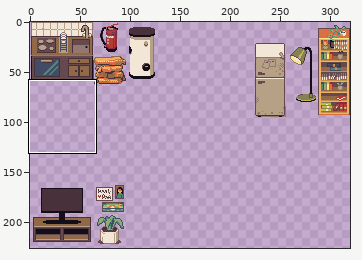
Pixel-art file, stored at godot/res/tilesets/furniture.aseprite. The picture above shows the old version from afar; the outline marks the close-up.
Close-up. Before the edit:
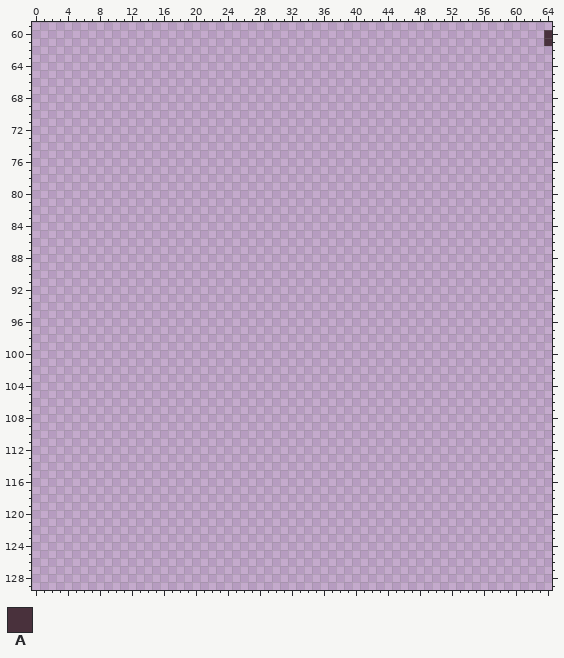
320x320 pixels, 1 frame. Shown: x 0..64, y 59..129. The wide view leaves out empty margins.
Palette (. is transparent): A #49313c
Pixels before (only the part around the change), first column x 0:
 60 ................................................................A
 61 ................................................................A
 62 .................................................................
 63 .................................................................
 64 .................................................................
 65 .................................................................
 66 .................................................................
 67 .................................................................
 68 .................................................................
 69 .................................................................
 70 .................................................................
 71 .................................................................
 72 .................................................................
 73 .................................................................
 74 .................................................................
 75 .................................................................
 76 .................................................................
 77 .................................................................
 78 .................................................................
 79 .................................................................
 80 .................................................................
 81 .................................................................
 82 .................................................................
 83 .................................................................
 84 .................................................................
 85 .................................................................
 86 .................................................................
 87 .................................................................
 88 .................................................................
 89 .................................................................
 90 .................................................................
 91 .................................................................
 92 .................................................................
 93 .................................................................
 94 .................................................................
 95 .................................................................
 96 .................................................................
 97 .................................................................
 98 .................................................................
 99 .................................................................
100 .................................................................
101 .................................................................
102 .................................................................
103 .................................................................
104 .................................................................
105 .................................................................
106 .................................................................
107 .................................................................
108 .................................................................
109 .................................................................
110 .................................................................
111 .................................................................
112 .................................................................
113 .................................................................
114 .................................................................
115 .................................................................
116 .................................................................
117 .................................................................
118 .................................................................
119 .................................................................
120 .................................................................
121 .................................................................
122 .................................................................
123 .................................................................
124 .................................................................
125 .................................................................
126 .................................................................
127 .................................................................
128 .................................................................
129 .................................................................
The same view after the edit:
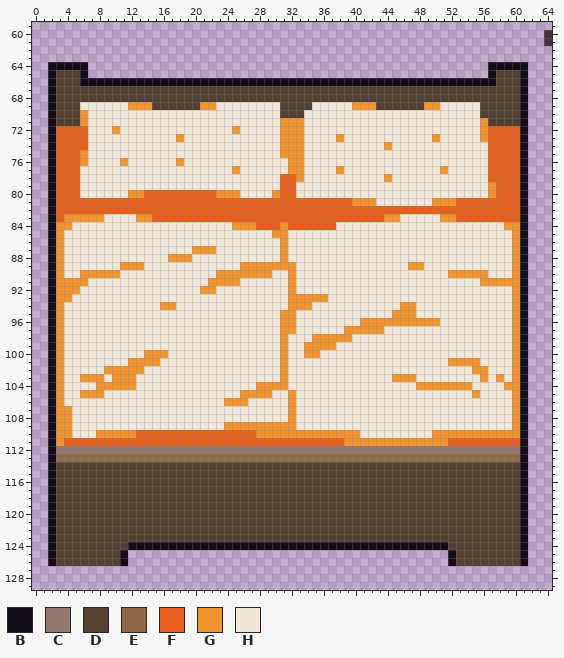
Colours new in this view: B #130e1a  C #937872  D #524031  E #916947  F #e8601c  G #f2932d  H #f2e7d7
Difference:
Changed rows in their new state; - is an unchanged pixel.
first column x 2:
 64 BBBBB--------------------------------------------------BBBBB
 65 BDDDB--------------------------------------------------BDDDB
 66 BDDDBBBBBBBBBBBBBBBBBBBBBBBBBBBBBBBBBBBBBBBBBBBBBBBBBBBBDDDB
 67 BDDDDDDDDDDDDDDDDDDDDDDDDDDDDDDDDDDDDDDDDDDDDDDDDDDDDDDDDDDB
 68 BDDDDDDDDDDDDDDDDDDDDDDDDDDDDDDDDDDDDDDDDDDDDDDDDDDDDDDDDDDB
 69 BDDDHHHHHHGGGDDDDDDGGHHHHHHHHDDDDHHHHHGGGDDDDDDGGHHHHHDDDDDB
 70 BDDDGHHHHHHHHHHHHHHHHHHHHHHHHDDDHHHHHHHHHHHHHHHHHHHHHHDDDDDB
 71 BDDDGHHHHHHHHHHHHHHHHHHHHHHHHGGGHHHHHHHHHHHHHHHHHHHHHHGDDDDB
 72 BFFFFHHHGHHHHHHHHHHHHHHGHHHHHGGGHHHHHHHHHHHHHHHHHHHHHHGFFFFB
 73 BFFFFHHHHHHHHHHHGHHHHHHHHHHHHGGGHHHHGHHHHHHHHHHHGHHHHHGFFFFB
 74 BFFFFHHHHHHHHHHHHHHHHHHHHHHHHGGGHHHHHHHHHHGHHHHHHHHHHHHFFFFB
 75 BFFFGHHHHHHHHHHHHHHHHHHHHHHHHGGGHHHHHHHHHHHHHHHHHHHHHHHFFFFB
 76 BFFFGHHHHGHHHHHHGHHHHHHHHHHHHHGGHHHHHHHHHHHHHHHHHHHHHHHFFFFB
 77 BFFFHHHHHHHHHHHHHHHHHHHGHHHHHHGGHHHHGHHHHHHHHHHHHGHHHHHFFFFB
 78 BFFFHHHHHHHHHHHHHHHHHHHHHHHHHFFGHHHHHHHHHHGHHHHHHHHHHHHFFFFB
 79 BFFFHHHHHHHHHHHHHHHHHHHHHHHHHFFHHHHHHHHHHHHHHHHHHHHHHHHGFFFB
 80 BFFFHHHHHHGGFFFFFFFFFGGGHHHHGFFHHHHHHHHHHHHHHHHHHHHHHHHGFFFB
 81 BFFFFFFFFFFFFFFFFFFFFFFFFFFFFFFFFFFFFFGGGHHHHHHHGGGFFFFFFFFB
 82 BFFFFFFFFFFFFFFFFFFFFFFFFFFFFFFFFFFFFFFFFFFFFFFFFFFFFFFFFFFB
 83 BFGGGGGHHHHGGFFFFFFFFFFFFFFFFFFFFFFFFFFFFFGGHHHHHGGFFFFFFFFB
 84 BGGHHHHHHHHHHHHHHHHHHHHGGGFFFGFFFFFFHHHHHHHHHHHHHHHHHHHHHGGB
 85 BGHHHHHHHHHHHHHHHHHHHHHHHHHHGGHHHHHHHHHHHHHHHHHHHHHHHHHHHHGB
 86 BGHHHHHHHHHHHHHHHHHHHHHHHHHHHGHHHHHHHHHHHHHHHHHHHHHHHHHHHHGB
 87 BGHHHHHHHHHHHHHHHHGGGHHHHHHHHGHHHHHHHHHHHHHHHHHHHHHHHHHHHHGB
 88 BGHHHHHHHHHHHHHGGGHHHHHHHHHHHGHHHHHHHHHHHHHHHHHHHHHHHHHHHHGB
 89 BGHHHHHHHGGGHHHHHHHHHHHHGGGGGGGHHHHHHHHHHHHHHGGHHHHHHHHHHHGB
 90 BGHHGGGGGHHHHHHHHHHHHGGGGGGGHHGHHHHHHHHHHHHHHHHHHHGGGGGHHHGB
 91 BGGGGHHHHHHHHHHHHHHHGGGGHHHHHHGHHHHHHHHHHHHHHHHHHHHHHHGGGGGB
 92 BGGGHHHHHHHHHHHHHHHGGHHHHHHHHHGHHHHHHHHHHHHHHHHHHHHHHHHHHHGB
 93 BGGHHHHHHHHHHHHHHHHHHHHHHHHHHHGGGGGHHHHHHHHHHHHHHHHHHHHHHHGB
 94 BGHHHHHHHHHHHHGGHHHHHHHHHHHHHHGGGHHHHHHHHHHHGGHHHHHHHHHHHHGB
 95 BGHHHHHHHHHHHHHHHHHHHHHHHHHHHGGHHHHHHHHHHHHGGGHHHHHHHHHHHHGB
 96 BGHHHHHHHHHHHHHHHHHHHHHHHHHHHGGHHHHHHHHGGGGGGGGGGHHHHHHHHHGB
 97 BGHHHHHHHHHHHHHHHHHHHHHHHHHHHGGHHHHHHGGGGGHHHHHHHHHHHHHHHHGB
 98 BGHHHHHHHHHHHHHHHHHHHHHHHHHHHGHHHGGGGGHHHHHHHHHHHHHHHHHHHHGB
 99 BGHHHHHHHHHHHHHHHHHHHHHHHHHHHGHHGGGGHHHHHHHHHHHHHHHHHHHHHHGB
100 BGHHHHHHHHHHGGGHHHHHHHHHHHHHHGHHGGHHHHHHHHHHHHHHHHHHHHHHHHGB
101 BGHHHHHHHHGGGGHHHHHHHHHHHHHHHGHHHHHHHHHHHHHHHHHHHHGGGGHHHHGB
102 BGHHHHHGGGGGHHHHHHHHHHHHHHHHHGHHHHHHHHHHHHHHHHHHHHHHHGGHHHGB
103 BGHHGGGHGGGHHHHHHHHHHHHHHHHHHGHHHHHHHHHHHHHGGGHHHHHHHHGHGHGB
104 BGHHHHGGGGGHHHHHHHHHHHHHHHGGGGHHHHHHHHHHHHHHHHGGGGGGGHHHHGGB
105 BGHHGGGHHHHHHHHHHHHHHHHHGGGGHHGHHHHHHHHHHHHHHHHHHHHHHGHHHHGB
106 BGHHHHHHHHHHHHHHHHHHHHGGGHHHHHGHHHHHHHHHHHHHHHHHHHHHHHHHHHGB
107 BGGHHHHHHHHHHHHHHHHHHHHHHHHHHHGHHHHHHHHHHHHHHHHHHHHHHHHHHHGB
108 BGGHHHHHHHHHHHHHHHHHHHHHHHHHHHGHHHHHHHHHHHHHHHHHHHHHHHHHHHGB
109 BGGHHHHHHHHHHHHHHHHHHHGGGGGGGGGHHHHHHHHHHHHHHHHHHHHHHHHHHHGB
110 BGGHHHGGGGGFFFFFFFFFFFFFFFGGGGGGGGGGGGGHHHHHHHHHGGGGGGGGGGGB
111 BGFFFFFFFFFFFFFFFFFFFFFFFFFFFFFFFFFFFGGGGGGGGGGGGGFFFFFFFFFB
112 BCCCCCCCCCCCCCCCCCCCCCCCCCCCCCCCCCCCCCCCCCCCCCCCCCCCCCCCCCCB
113 BEEEEEEEEEEEEEEEEEEEEEEEEEEEEEEEEEEEEEEEEEEEEEEEEEEEEEEEEEEB
114 BDDDDDDDDDDDDDDDDDDDDDDDDDDDDDDDDDDDDDDDDDDDDDDDDDDDDDDDDDDB
115 BDDDDDDDDDDDDDDDDDDDDDDDDDDDDDDDDDDDDDDDDDDDDDDDDDDDDDDDDDDB
116 BDDDDDDDDDDDDDDDDDDDDDDDDDDDDDDDDDDDDDDDDDDDDDDDDDDDDDDDDDDB
117 BDDDDDDDDDDDDDDDDDDDDDDDDDDDDDDDDDDDDDDDDDDDDDDDDDDDDDDDDDDB
118 BDDDDDDDDDDDDDDDDDDDDDDDDDDDDDDDDDDDDDDDDDDDDDDDDDDDDDDDDDDB
119 BDDDDDDDDDDDDDDDDDDDDDDDDDDDDDDDDDDDDDDDDDDDDDDDDDDDDDDDDDDB
120 BDDDDDDDDDDDDDDDDDDDDDDDDDDDDDDDDDDDDDDDDDDDDDDDDDDDDDDDDDDB
121 BDDDDDDDDDDDDDDDDDDDDDDDDDDDDDDDDDDDDDDDDDDDDDDDDDDDDDDDDDDB
122 BDDDDDDDDDDDDDDDDDDDDDDDDDDDDDDDDDDDDDDDDDDDDDDDDDDDDDDDDDDB
123 BDDDDDDDDDDDDDDDDDDDDDDDDDDDDDDDDDDDDDDDDDDDDDDDDDDDDDDDDDDB
124 BDDDDDDDDDBBBBBBBBBBBBBBBBBBBBBBBBBBBBBBBBBBBBBBBBDDDDDDDDDB
125 BDDDDDDDDB----------------------------------------BDDDDDDDDB
126 BDDDDDDDDB----------------------------------------BDDDDDDDDB
Pixel boxes of the changes (left, top, right, bottom) in both close-ups:
added: (48, 62, 528, 566)
